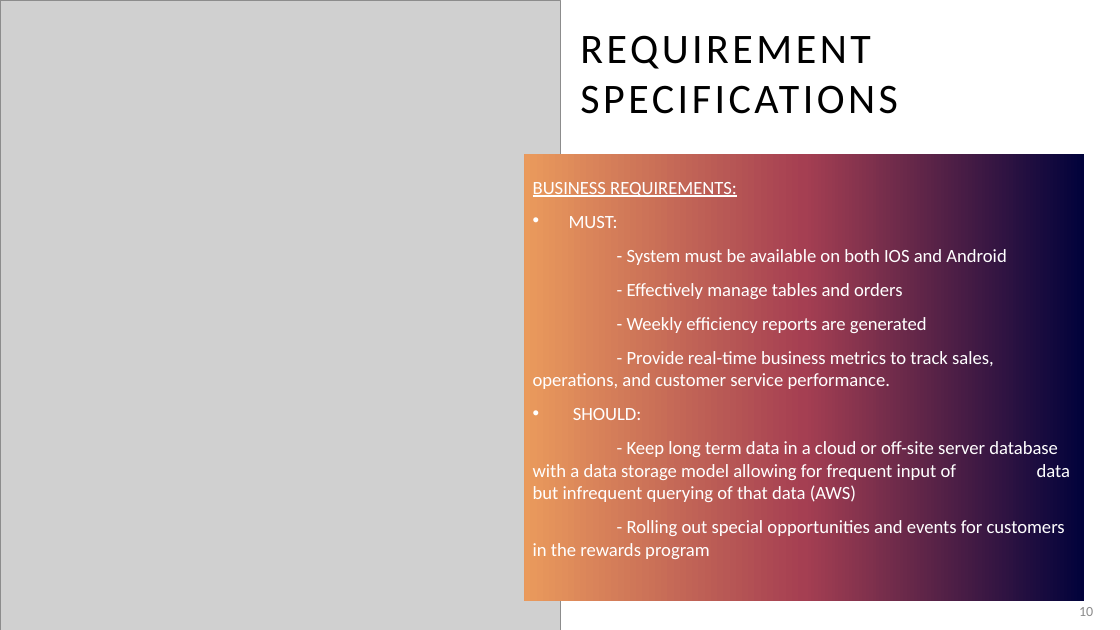
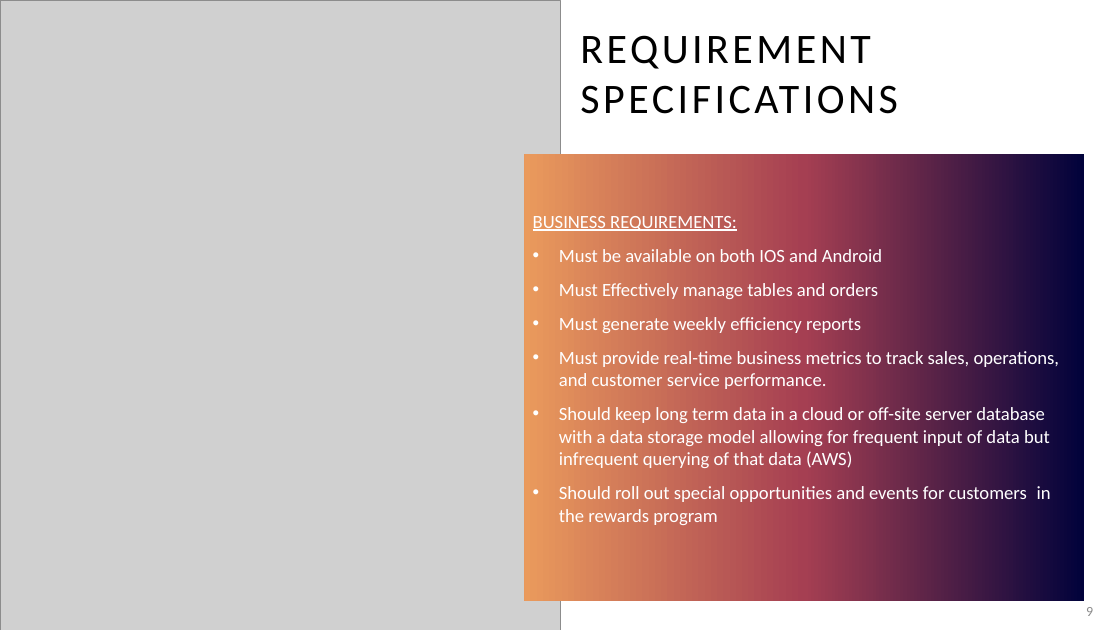
Before and after one commit to KL-3/CentRes, a slide deck: slide 9 of CentRes.pptx (slide 10 before the commit). Drawn at 1120x630 pixels with LibreOffice and Linux fonts; fonts in the diff are those of the drawing; grey boxes stand for pictures. Boxes give left, top, right and bottom in pixels: in the first picture for what was removed or moved away, otherwise in the second. Text is boxed around its words. In the diff, an @@ line names an element or a change of style, - is before the commit and + after.

```diff
--- a/CentRes.pptx
+++ b/CentRes.pptx
@@ text at (559, 249, 1060, 525): text changed @@
-• MUST:
-- System must be available on both IOS and Android
-- Effectively manage tables and orders
-- Weekly efficiency reports are generated
-- Provide real-time business metrics to track sales, operations, and customer service performance.
-• SHOULD:
-- Keep long term data in a cloud or off-site server database with a data storage model allowing for frequent input of data but infrequent querying of that data (AWS)
-- Rolling out special opportunities and events for customers in the rewards program
+• Must be available on both IOS and Android
+• Must Effectively manage tables and orders
+• Must generate weekly efficiency reports
+• Must provide real-time business metrics to track sales, operations, and customer service performance.
+• Should keep long term data in a cloud or off-site server database with a data storage model allowing for frequent input of data but infrequent querying of that data (AWS)
+• Should roll out special opportunities and events for customers in the rewards program
@@ page number at (1086, 607, 1093, 616): text changed @@
-10
+9
```
Also in this commit, not shown: 13 other slides changed, 1 slide removed.
